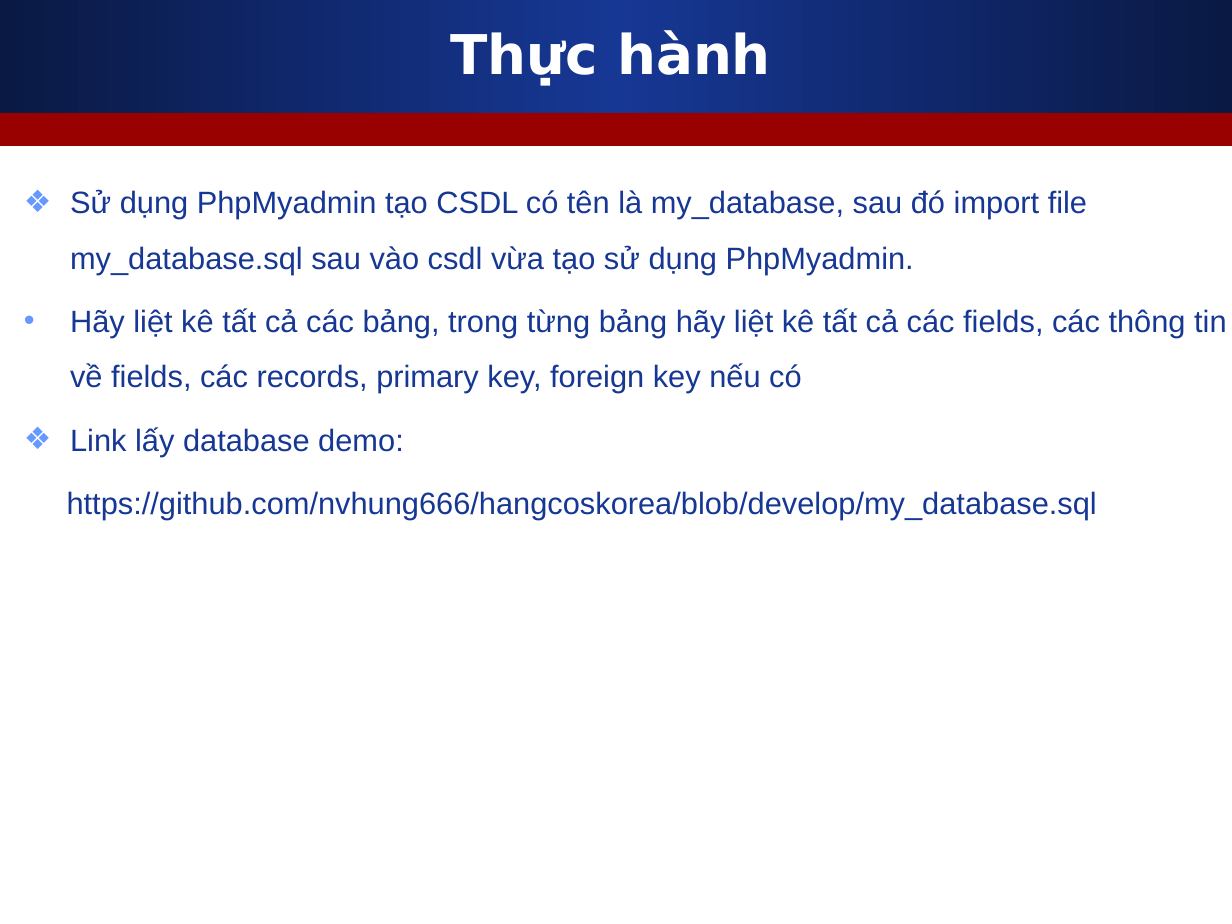
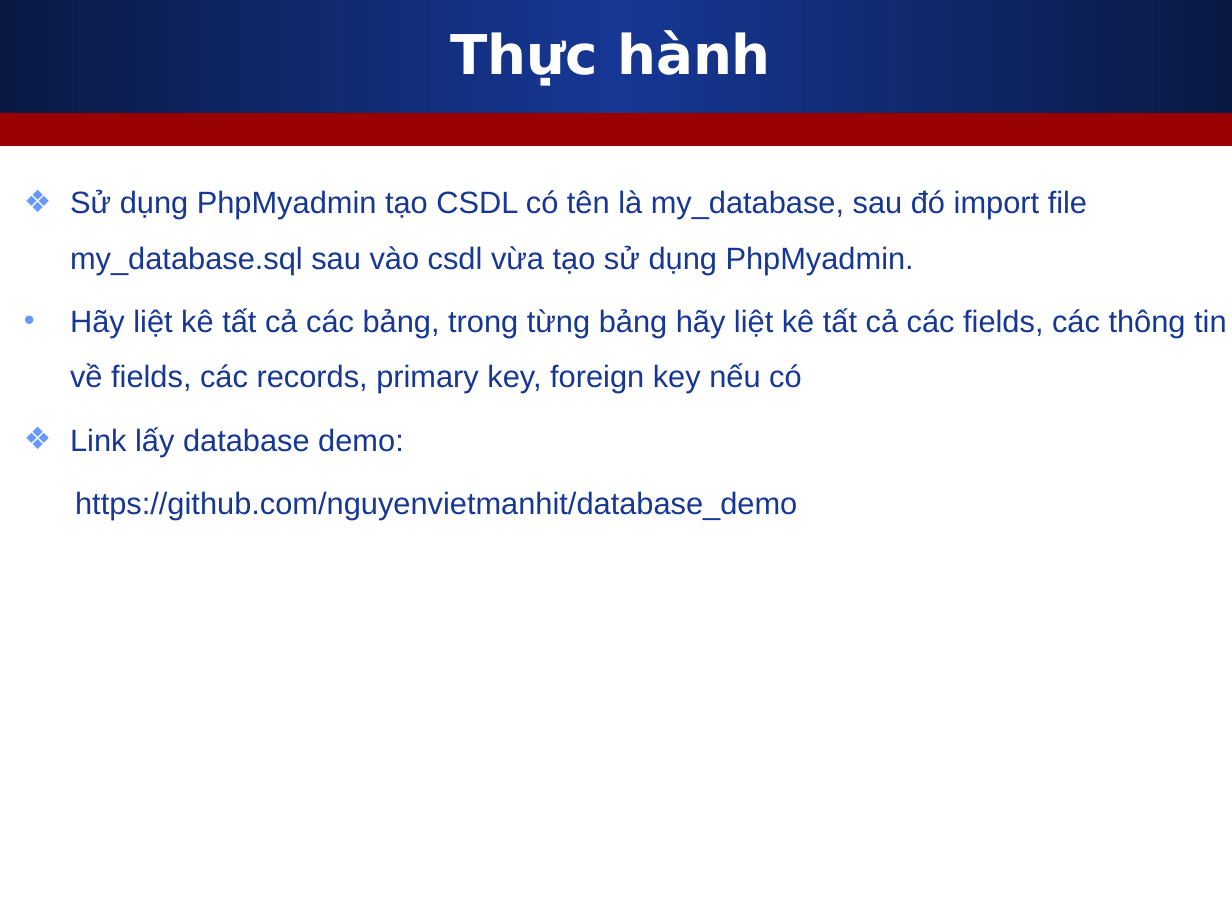
Before and after one commit to melng124/php39_devpro, a slide deck: slide 5 of Day17_PhpMyadmin_MySQL_Overview/Slides/1_MySQL_Database_Overview.ppt. Drawn at 1232x924 pixels with LibreOffice and Linux fonts; fonts in the diff are those of the drawing. Boxes give left, top, right and bottom in pixels: in the first picture for what was removed or moved away, otherwise in the second. Text is boxed around its words. In the diff, an @@ line names an element or a change of style, - is before the commit and + after.

```diff
--- a/Day17_PhpMyadmin_MySQL_Overview/Slides/1_MySQL_Database_Overview.ppt
+++ b/Day17_PhpMyadmin_MySQL_Overview/Slides/1_MySQL_Database_Overview.ppt
@@ text at bbox=[75, 491, 797, 519]: text changed @@
-https://github.com/nvhung666/hangcoskorea/blob/develop/my_database.sql
+https://github.com/nguyenvietmanhit/database_demo
```
Also in this commit, not shown: 1 other file.
